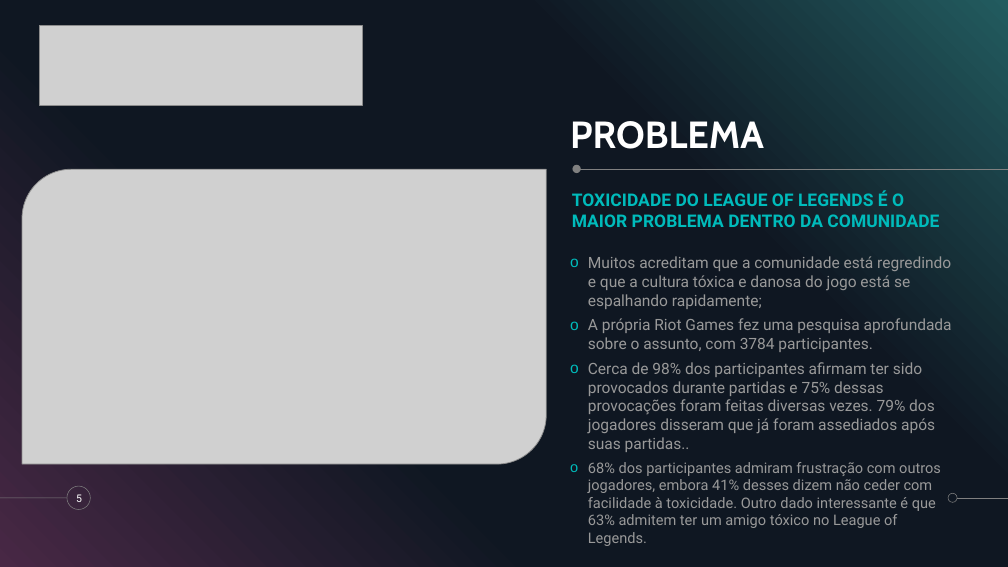
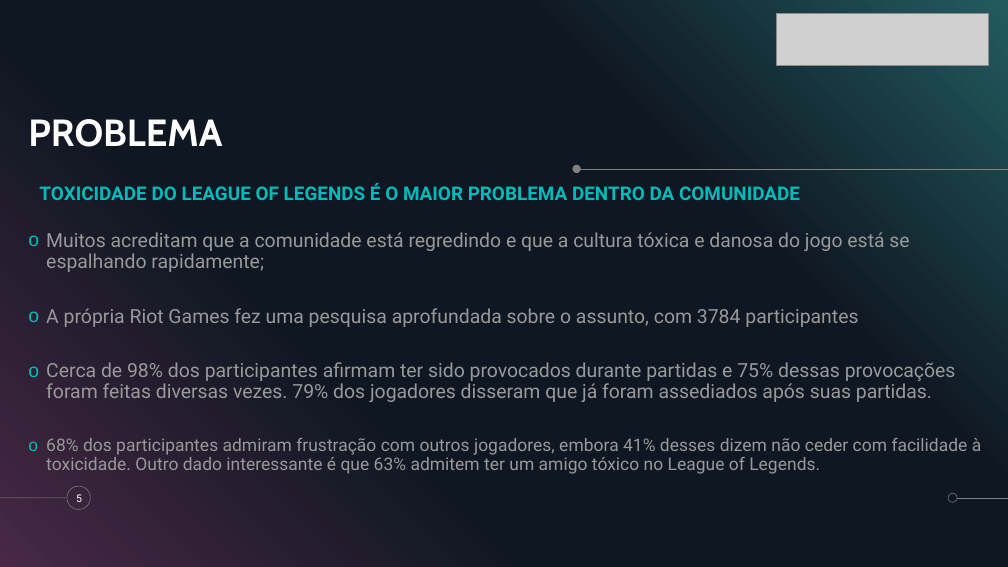
Before and after one commit to DanDan0608/Projeto-Individual, a slide deck: slide 5 of Apresentação-projeto-individual.pptx. Drawn at 1008x567 pixels with LibreOffice and Linux fonts; fonts in the diff are those of the drawing; grey boxes stand for pictures. Boxes give left, top, right and bottom in pixels: in the first picture for what was removed or moved away, otherwise in the second. Text is boxed around its words. In the diff, an @@ line names an element or a change of style, - is before the commit and + after.

```diff
--- a/Apresentação-projeto-individual.pptx
+++ b/Apresentação-projeto-individual.pptx
@@ picture: place and size @@
-picture at (39, 26, 362, 105)
+picture at (777, 14, 988, 66)
@@ title "PROBLEMA": place and size @@
-title "PROBLEMA" at (570, 121, 764, 149)
+title "PROBLEMA" at (28, 119, 222, 147)
@@ picture removed at (22, 169, 546, 464) @@
@@ text "TOXICIDADE DO LEAGUE OF LEGENDS ...": place and size @@
-text "TOXICIDADE DO LEAGUE OF LEGENDS ..." at (572, 191, 939, 227)
+text "TOXICIDADE DO LEAGUE OF LEGENDS ..." at (39, 183, 800, 200)
@@ text "TOXICIDADE DO LEAGUE OF LEGENDS ..." at (39, 183, 800, 200): size 16.6 to 18 pt @@
@@ text "Muitos acreditam que a comunidade ...": place and size @@
-text "Muitos acreditam que a comunidade ..." at (588, 256, 952, 546)
+text "Muitos acreditam que a comunidade ..." at (46, 232, 981, 474)
@@ text at (46, 232, 981, 474): size 14.8 to 18.5 pt in "Muitos acreditam que a comunidade está regredindo ..."; size 13.9 to 16.6 pt in "68% dos participantes admiram frustração com outros ..."; line spacing 1 to 0.9 @@
@@ text at (46, 308, 956, 402): text changed; size 14.8 to 18.5 pt @@
-o A própria Riot Games fez uma pesquisa aprofundada sobre o assunto, com 3784 participantes.
-o Cerca de 98% dos participantes afirmam ter sido provocados durante partidas e 75% dessas provocações foram feitas diversas vezes. 79% dos jogadores disseram que já foram assediados após suas partidas..
+o A própria Riot Games fez uma pesquisa aprofundada sobre o assunto, com 3784 participantes
+o Cerca de 98% dos participantes afirmam ter sido provocados durante partidas e 75% dessas provocações foram feitas diversas vezes. 79% dos jogadores disseram que já foram assediados após suas partidas.
```
Also in this commit, not shown: 3 other slides changed, 6 slides added, 20 slides removed.
